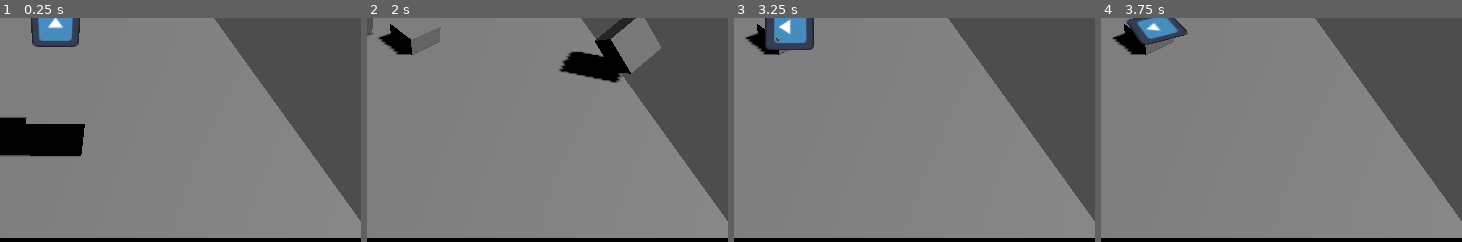
Above: before the commit, frames 1-4 (left to right).
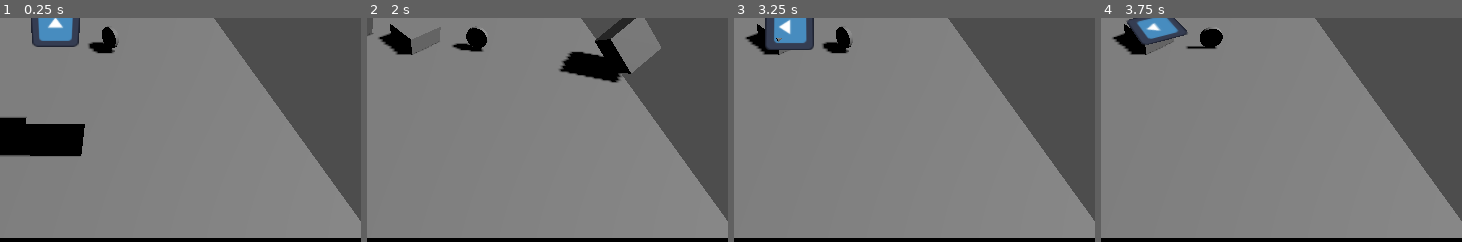
Above: after the commit, the same moments.

Repository: just-vy/Project1_Godot
Game: Godot game, scene res://level_1.tscn
Two runs of this game, one before a commit and one after it. Both use one fixed random seed, a clock stepped at 60 frames per second and the inputs below. The project has no main scene, so this scene is started directly. The engine's default icon, where the game draws it, is replaced by a stand-in: a white triangle on a blue panel in a dark square.
Inputs:
- Up to frame 1 (0.25 s): no input
- Up to frame 2 (2 s): tap Enter (ui_accept) at 0.5, 0.77, 1.52 s; hold Right (ui_right) 0.53-1.28 s; hold Down (ui_down) from 1.28 s (still down)
- Up to frame 3 (3.25 s): release Down (ui_down) at 2.03 s; hold Right (ui_right) 2.03-2.78 s; hold Up (ui_up) from 2.78 s (still down); tap Enter (ui_accept) at 3.02 s
- Up to frame 4 (3.75 s): release Up (ui_up) at 3.53 s; hold Left (ui_left) from 3.53 s (still down)
The pictures show only the part of the screen within x 37-87%, y 34-84%; the shares and areas given below are measured in that part.

The runs differ from the first frame. In frame 1, 0.6% of the frame differs, in the area x 24-33%, y 3-16%; in frame 2, 0.6%, in the area x 23-34%, y 3-16%; in frame 3, 0.6%; in frame 4, 0.5%.

Commit message:
commit-3: Added Collectable Coin Function
just-vy

Diff:
--- /dev/null
+++ b/coin.gd
@@ -0,0 +1,18 @@
+extends Area3D
+
+const ROT_SPEED = 2
+
+# Called when the node enters the scene tree for the first time.
+func _ready():
+	pass # Replace with function body.
+
+
+# Called every frame. 'delta' is the elapsed time since the previous frame.
+func _process(delta):
+	rotate_y(deg_to_rad(ROT_SPEED))
+#	if has_overlapping_bodies():
+#		queue_free()
+
+
+func _on_body_entered(body):
+	queue_free()
--- /dev/null
+++ b/coin.tscn
@@ -0,0 +1,25 @@
+[gd_scene load_steps=4 format=3 uid="uid://nkfuu41n3g5a"]
+
+[ext_resource type="Script" path="res://coin.gd" id="1_ckly2"]
+
+[sub_resource type="CylinderShape3D" id="CylinderShape3D_elnw2"]
+height = 0.1
+radius = 0.3
+
+[sub_resource type="CylinderMesh" id="CylinderMesh_atlht"]
+top_radius = 0.3
+bottom_radius = 0.3
+height = 0.1
+
+[node name="Coin" type="Area3D"]
+script = ExtResource("1_ckly2")
+
+[node name="CollisionShape3D" type="CollisionShape3D" parent="."]
+transform = Transform3D(-4.37114e-08, 1, 0, -1, -4.37114e-08, 0, 0, 0, 1, 0, 0, 0)
+shape = SubResource("CylinderShape3D_elnw2")
+
+[node name="MeshInstance3D" type="MeshInstance3D" parent="."]
+transform = Transform3D(-4.37114e-08, 1, 0, -1, -4.37114e-08, 0, 0, 0, 1, 0, 0, 0)
+mesh = SubResource("CylinderMesh_atlht")
+
+[connection signal="body_entered" from="." to="." method="_on_body_entered"]
--- a/level_1.tscn
+++ b/level_1.tscn
@@ -1,9 +1,10 @@
-[gd_scene load_steps=7 format=3 uid="uid://cnma37bn03m01"]
+[gd_scene load_steps=8 format=3 uid="uid://cnma37bn03m01"]
 
 [ext_resource type="PackedScene" uid="uid://chlrvxrldbxo5" path="res://block.tscn" id="1_fcbit"]
 [ext_resource type="PackedScene" uid="uid://nmcb1uaaj2g0" path="res://jack.tscn" id="2_2n2np"]
 [ext_resource type="Texture2D" uid="uid://btv0sep56b0rb" path="res://icon.svg" id="3_3rje2"]
 [ext_resource type="Script" path="res://Icon.gd" id="4_2gvk4"]
+[ext_resource type="PackedScene" uid="uid://nkfuu41n3g5a" path="res://coin.tscn" id="5_kxwai"]
 
 [sub_resource type="BoxShape3D" id="BoxShape3D_2l5jn"]
 size = Vector3(10, 0.5, 10)
@@ -51,3 +52,6 @@
 transform = Transform3D(1, 0, 0, 0, 1, 0, 0, 0, 1, 0, 0.641924, 0)
 texture = ExtResource("3_3rje2")
 script = ExtResource("4_2gvk4")
+
+[node name="Coin" parent="." instance=ExtResource("5_kxwai")]
+transform = Transform3D(1, 0, 0, 0, 1, 0, 0, 0, 1, 1.47576, 0.314828, 0)
